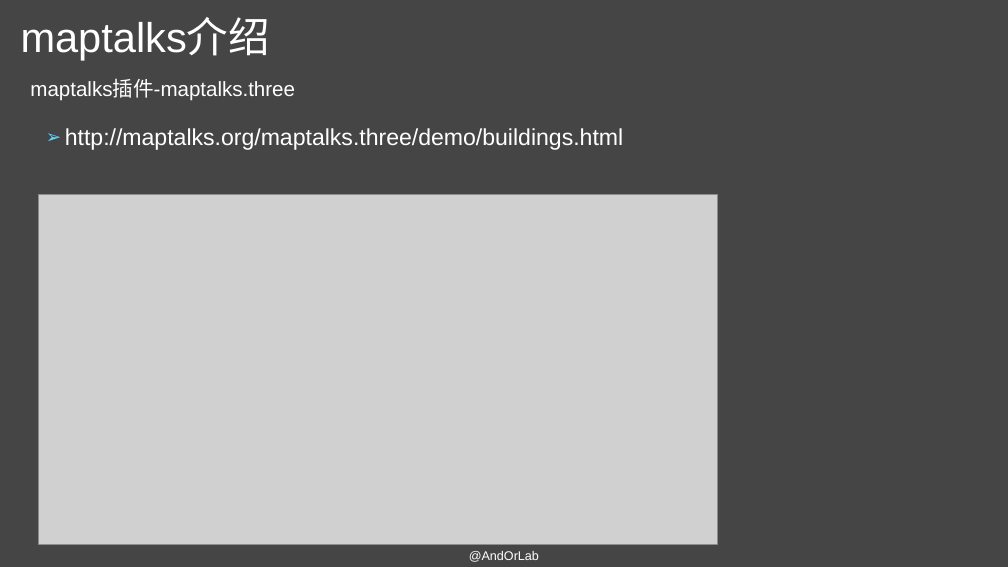
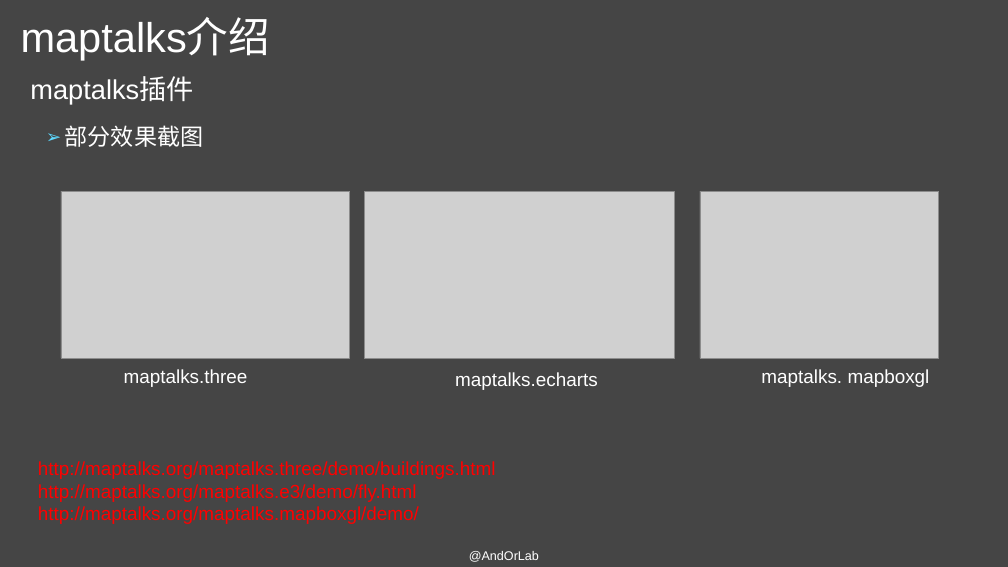
Before and after one commit to AndorLab/TodoList, a slide deck: slide 4 of contents/2018-11-14-杜秀秀/maptalks使用基础.pptx. Drawn at 1008x567 pixels with LibreOffice and Linux fonts; fonts in the diff are those of the drawing; grey boxes stand for pictures. Boxes give left, top, right and bottom in pixels: in the first picture for what was removed or moved away, otherwise in the second. Text is boxed around its words. In the diff, an @@ line names an element or a change of style, - is before the commit and + after.

```diff
--- a/contents/2018-11-14-杜秀秀/maptalks使用基础.pptx
+++ b/contents/2018-11-14-杜秀秀/maptalks使用基础.pptx
@@ text at bbox=[30, 78, 193, 104]: text changed; size 19.6 to 25.9 pt @@
-maptalks插件-maptalks.three
+maptalks插件
@@ text at bbox=[65, 125, 203, 147]: text changed @@
-➢ http://maptalks.org/maptalks.three/demo/buildings.html
+➢ 部分效果截图
@@ picture: place and size @@
-picture at bbox=[39, 194, 718, 544]
+picture at bbox=[61, 191, 350, 358]
@@ picture added at bbox=[364, 191, 675, 358] @@
@@ picture added at bbox=[700, 191, 939, 358] @@
@@ text added at bbox=[124, 369, 248, 387], 18 pt, text #FFFFFF @@
+maptalks.three
@@ text added at bbox=[455, 372, 598, 390], 18 pt, text #FFFFFF @@
+maptalks.echarts
@@ text added at bbox=[761, 369, 930, 387], 18 pt, text #FFFFFF @@
+maptalks. mapboxgl
@@ text added at bbox=[38, 461, 496, 524], 18 pt, text #FF0000 @@
+http://maptalks.org/maptalks.three/demo/buildings.html
+http://maptalks.org/maptalks.e3/demo/fly.html
+http://maptalks.org/maptalks.mapboxgl/demo/
```
Also in this commit, not shown: 16 other slides changed, 5 slides added, 3 slides removed.
